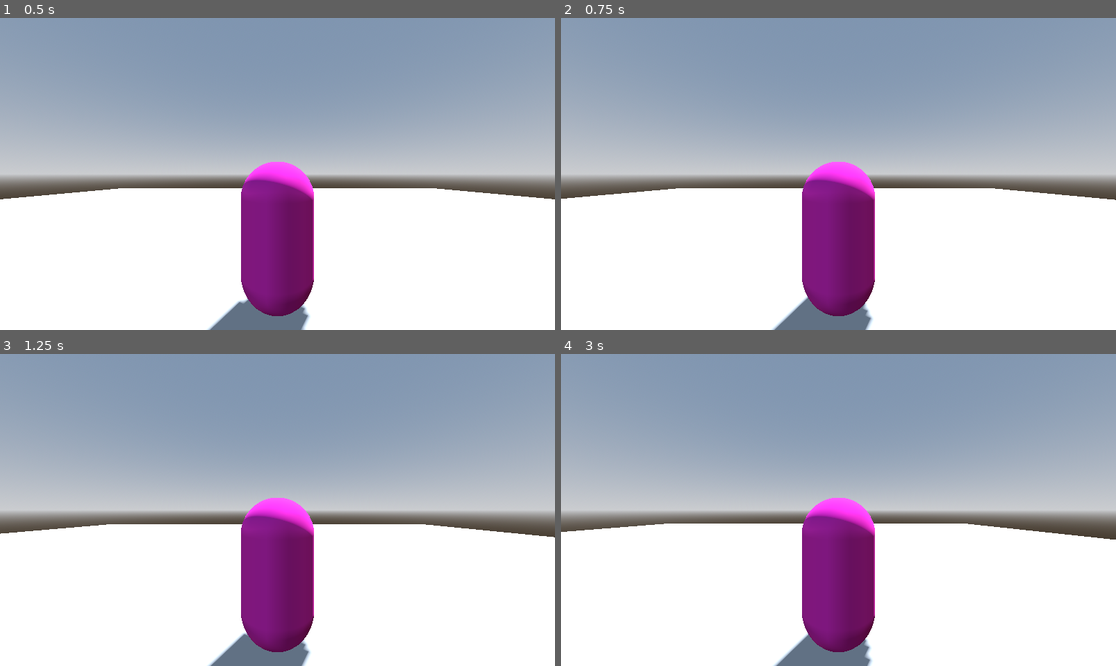
Above: before the commit, frames 1-4 (two rows, left to right).
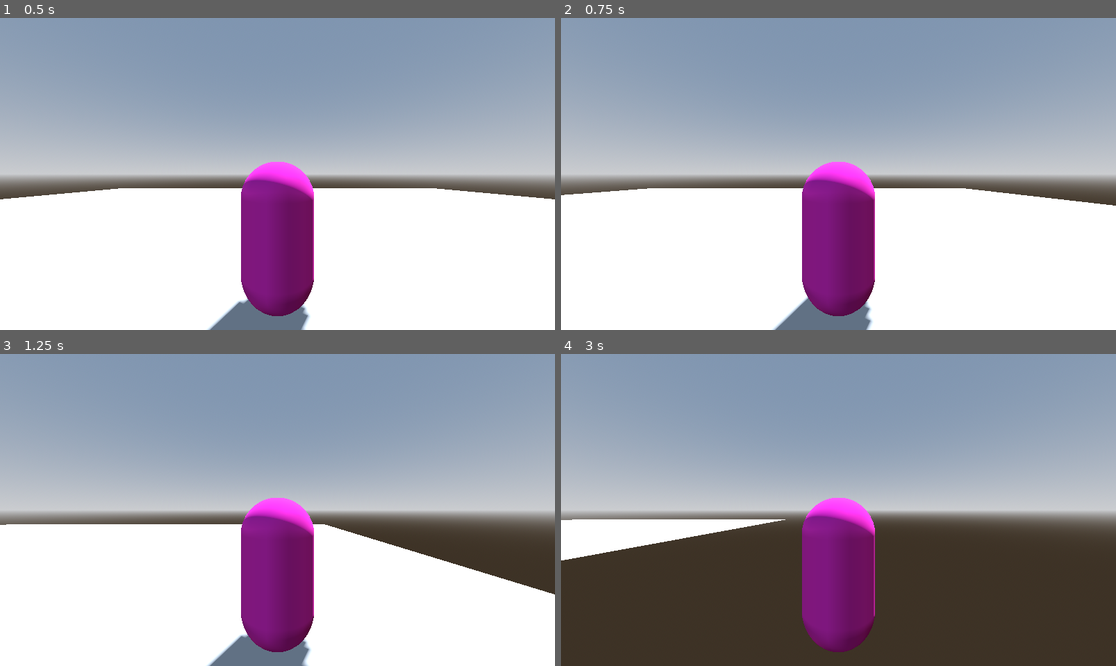
Above: after the commit, the same moments.

Repository: Wake1st/CitySmashinCrittersRevival
Game: Godot game, scene res://tests/test_character_controls.tscn
Same seed, same stepped clock (60 frames per second), same inputs: the game is played once before the commit and once after it. The project has no main scene, so this scene is started directly.
Inputs:
- Up to frame 1 (0.5 s): no input
- Up to frame 2 (0.75 s): tap Enter at 0.5 s; hold Right (strafe-right) from 0.53 s (still down); tap Space (attack) at 0.6 s
- Up to frame 3 (1.25 s): keep holding Right (strafe-right)
- Up to frame 4 (3 s): release Right (strafe-right) at 1.28 s; hold Down (backward) 1.28-2.03 s; tap K (special) at 1.35, 2.85 s; hold Right (strafe-right) 2.03-2.78 s; tap Space (attack) at 2.1 s; hold Up (forward) from 2.78 s (still down)

Frame 1 is identical in both runs. In frame 2, 0.6% of the frame differs, in the area x 0-100%, y 54-100%; in frame 3, 4.6%; in frame 4, 38%, in the area x 0-100%, y 53-100%.

Commit message:
character movement functional

Diff:
--- a/characters/character.gd
+++ b/characters/character.gd
@@ -2,12 +2,28 @@
 extends CharacterBody3D
 
 
-@export var speed: float = 2
+@export var strafe_speed: float = 2
+@export var rotate_speed: float = 0.3
+
+var is_rotating: bool
+var rotation_target: float
 
 
 func _process(delta) -> void:
+	# strafing
 	var direction = CharacterController.get_movement()
-
 	if direction != Vector2.ZERO:
 		var dir_3d: Vector3 = Vector3(direction.x, 0, -direction.y)
-		move_and_collide(dir_3d * speed * delta)
+		move_and_collide(global_basis * dir_3d * strafe_speed * delta)
+
+	# rotation
+	var rotation_direction = CharacterController.get_rotation()
+	if !is_rotating && rotation_direction != 0.0:
+		rotation_target = rotation.y + rotation_direction * PI/2
+		is_rotating = true
+
+	if is_rotating:
+		rotation.y = lerp_angle(rotation.y, rotation_target, rotate_speed)
+		if is_equal_approx(rotation.y, rotation_target):
+			rotation.y = rotation_target
+			is_rotating = false
--- a/tests/test_character_controls.tscn
+++ b/tests/test_character_controls.tscn
@@ -8,3 +8,4 @@
 [node name="TestEnvironment" parent="." instance=ExtResource("1_nafe7")]
 
 [node name="Character" parent="." instance=ExtResource("2_mtrd8")]
+strafe_speed = 20.0
Not shown, changed: README.md
